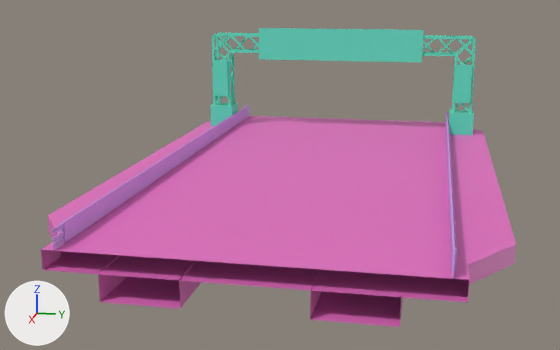
One commit to the FBX model Gamen't/Assets/Warner/Road/FBX/RoadFinnishLine.fbx: the scene before it, then after it.
Rendered twice from a 50 mm lens placed at (62.4, 8.2, 12.4), pointed at (11.3, -2.1, -0.4). Lighting does not change. The marker at lower left points along +X, +Y and +Z. Where no turn or scale is listed for an object, it has been applied to the vertices.

Objects in the first picture: 'RailingFinnhisline', 'RailingFinnhislineBoard', 'RoadFinnhisline'.
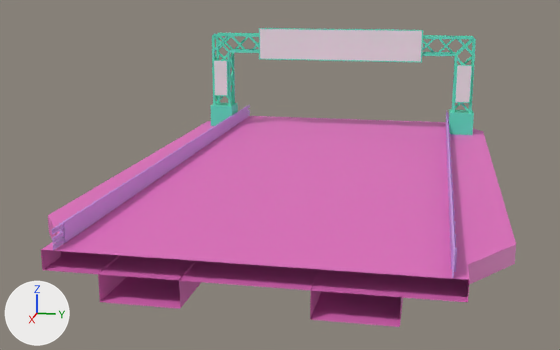
The newer file is also turned or shifted as a whole; pictures and numbers use the older file's frame.

Where the change shows, as pixel boxes (x1, y1, x2, y2) in the pictures (560 x 350 px):
part 1 of me_cube, recoloured
    both: (260, 29, 422, 61)
part 2 of me_cube, recoloured
    both: (214, 61, 471, 102)

The change, as a list of edits to the scene's bpy script:
```text
Change me_cube:
    used by ob_railingfinnhislineboard; location = (0.0, 0.0, 0.0)
    remove me_cube.from_pydata(...)  # 800 vertices, 451 faces; spans x -6.0..-4.0, y -11.4..11.4, z -0.3..8.7
    add me_cube.from_pydata(...)  # 788 vertices, 448 faces; spans x -6.0..-4.0, y -11.4..11.4, z -0.3..8.7
    me_cube part 1: 1 face spanning x -4.0, y -6.9..6.9, z 6.1..8.6 switches from mat_boardfinnhisline (green #5ee7c3) to mat_topboard (white #e7e7e7)
    me_cube part 2: 2 faces spanning x -4.0, y -11.0..11.0, z 2.8..5.8 switch from mat_boardfinnhisline (green #5ee7c3) to mat_sideboard (white #e7e7e7)
```
